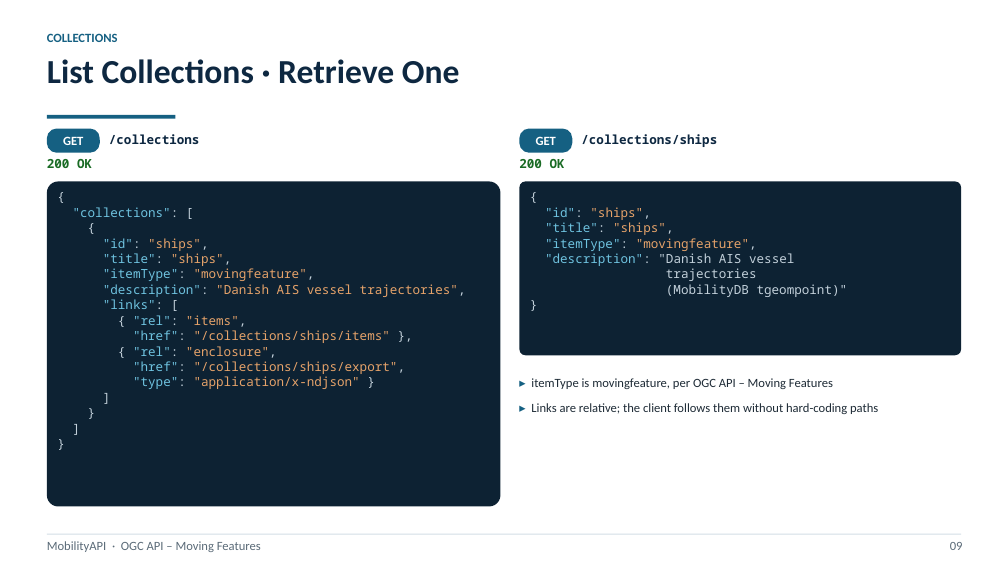
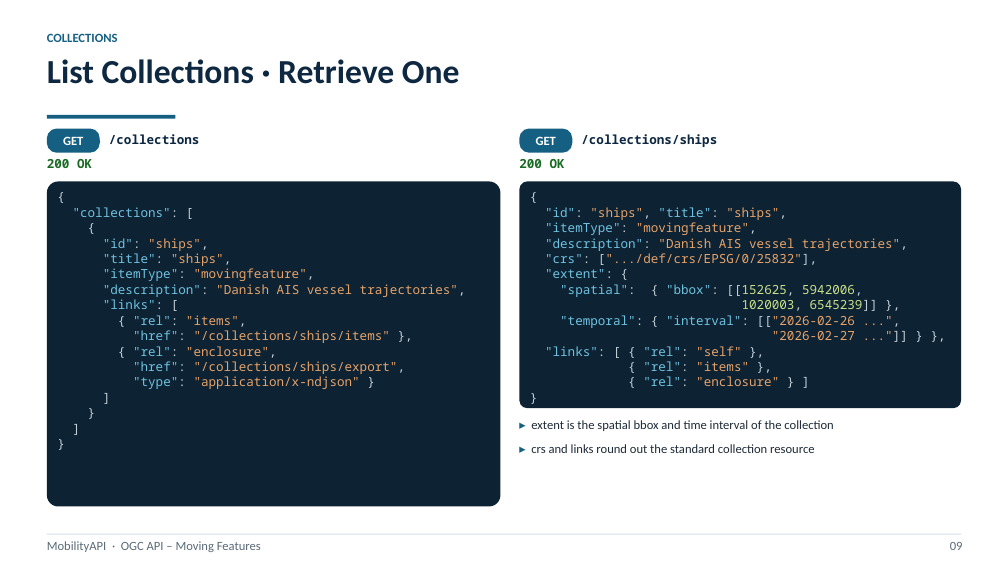
Before and after one commit to MobilityDB/MobilityAPI, a slide deck: slide 12 of MobilityAPIV5.pptx. Drawn at 1008x567 pixels with LibreOffice and Linux fonts; fonts in the diff are those of the drawing. Boxes give left, top, right and bottom in pixels: in the first picture for what was removed or moved away, otherwise in the second. Text is boxed around its words. In the diff, an @@ line names an element or a change of style, - is before the commit and + after.

Commit message:
V5 deck: walkthrough panels show the standard fields; line-break sweep; uniform diagram borders
The collection, items and single-feature panels now show the full standard
responses (collection crs/extent/links; feature crs/trs/bbox/time/geometry/
links) consistent with the backing-model slide and the server. Reflows the CRS
object and widens the single-feature panel so no line wraps. The slide-2 tier
diagram uses one border width and corner radius across the client, API and
database boxes.

```diff
--- a/MobilityAPIV5.pptx
+++ b/MobilityAPIV5.pptx
@@ rounded rectangle: place and size @@
-rounded rectangle at bbox=[520, 181, 961, 355]
+rounded rectangle at bbox=[520, 181, 961, 408]
@@ text at bbox=[545, 207, 786, 220]: text changed @@
-"id": "ships",
-"title": "ships",
+"id": "ships", "title": "ships",
@@ text at bbox=[545, 238, 908, 386]: text changed; text colour #C2D0DA to #E6A36A @@
-"description": "Danish AIS vessel
-trajectories
-(MobilityDB tgeompoint)"
+"description": "Danish AIS vessel trajectories",
+"crs": [".../def/crs/EPSG/0/25832"],
+"extent": {
+"spatial": { "bbox": [[152625, 5942006,
+1020003, 6545239]] },
+"temporal": { "interval": [["2026-02-26 ...",
+"2026-02-27 ..."]] } },
+"links": [ { "rel": "self" },
+{ "rel": "items" },
+{ "rel": "enclosure" } ]
@@ text at bbox=[531, 420, 833, 453]: text changed @@
-▸ itemType is movingfeature, per OGC API – Moving Features
-▸ Links are relative; the client follows them without hard-coding paths
+▸ extent is the spatial bbox and time interval of the collection
+▸ crs and links round out the standard collection resource
```
Also in this commit, not shown: 3 other slides changed, 1 other file.
